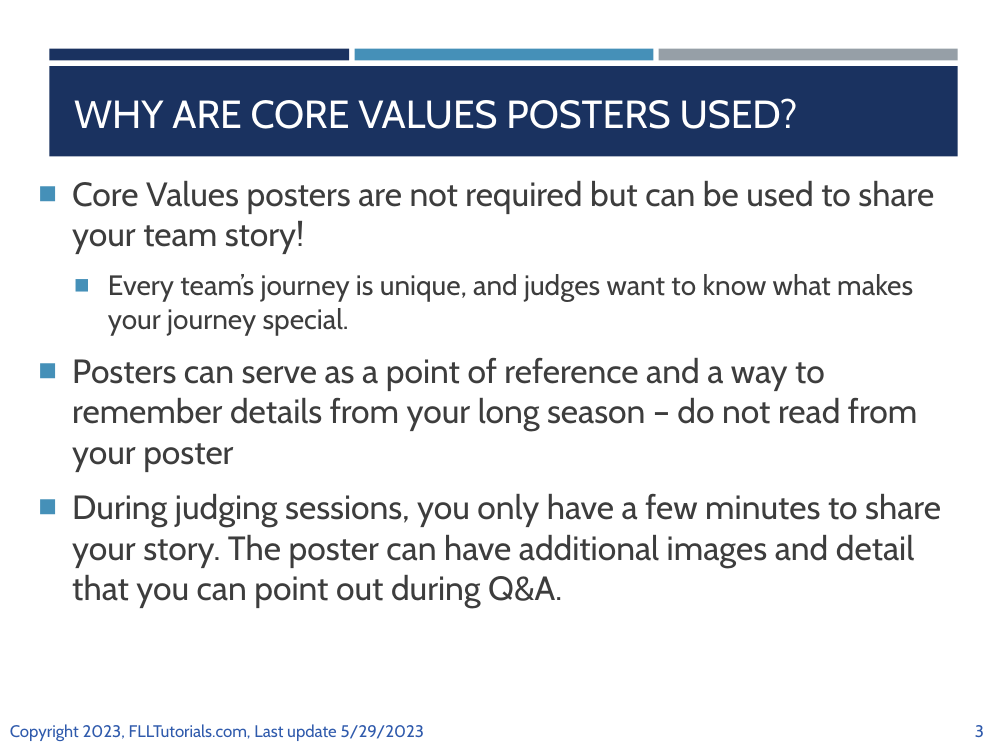
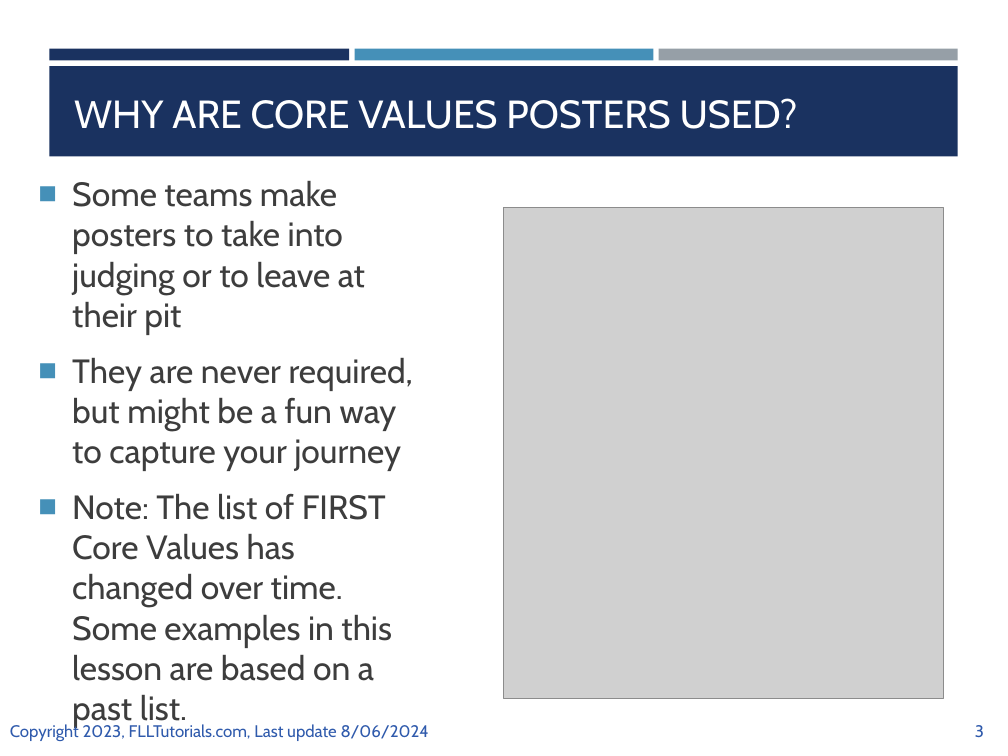
Before and after one commit to ev3lessons/FLL-Tutorials, a slide deck: slide 3 of translations/en-us/CoreValues/CVPoster.pptx. Drawn at 1008x756 pixels with LibreOffice and Linux fonts; fonts in the diff are those of the drawing; grey boxes stand for pictures. Boxes give left, top, right and bottom in pixels: in the first picture for what was removed or moved away, otherwise in the second. Text is boxed around its words. In the diff, an @@ line names an element or a change of style, - is before the commit and + after.

```diff
--- a/translations/en-us/CoreValues/CVPoster.pptx
+++ b/translations/en-us/CoreValues/CVPoster.pptx
@@ text at (x1=72, y1=181, x2=413, y2=681): text changed @@
-■ Core Values posters are not required but can be used to share your team story!
-  ■ Every team’s journey is unique, and judges want to know what makes your journey special.
-■ Posters can serve as a point of reference and a way to remember details from your long season – do not read from your poster
-■ During judging sessions, you only have a few minutes to share your story. The poster can have additional images and detail that you can point out during Q&A.
+■ Some teams make posters to take into judging or to leave at their pit
+■ They are never required, but might be a fun way to capture your journey
+■ Note: The list of FIRST Core Values has changed over time. Some examples in this lesson are based on a past list.
@@ picture added at (x1=504, y1=208, x2=943, y2=698) @@
@@ text at (x1=10, y1=723, x2=429, y2=741): text changed @@
-Copyright 2023, FLLTutorials.com, Last update 5/29/2023
+Copyright 2023, FLLTutorials.com, Last update 8/06/2024
```
Also in this commit, not shown: 5 other slides changed, 2 slides removed, 29 other files.
